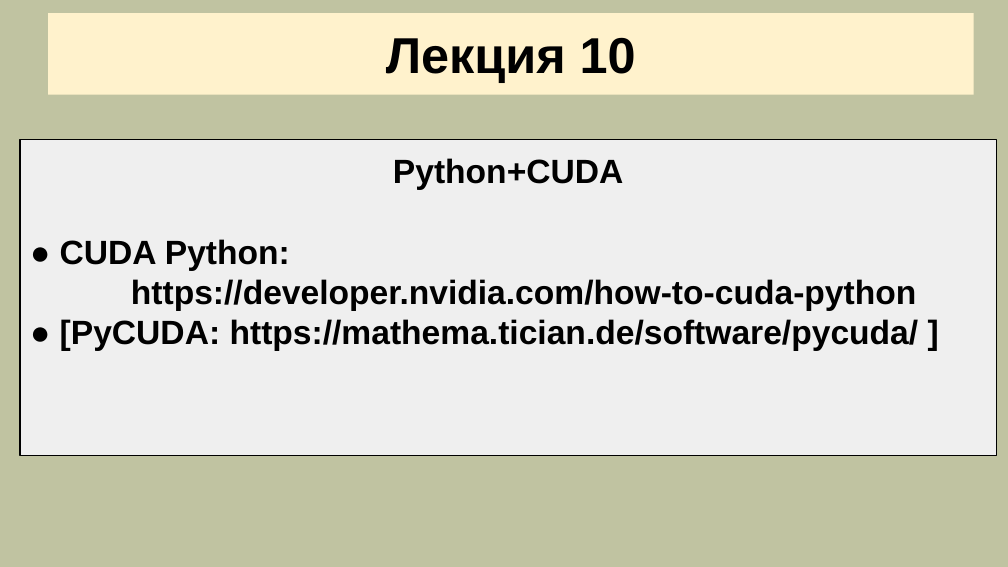
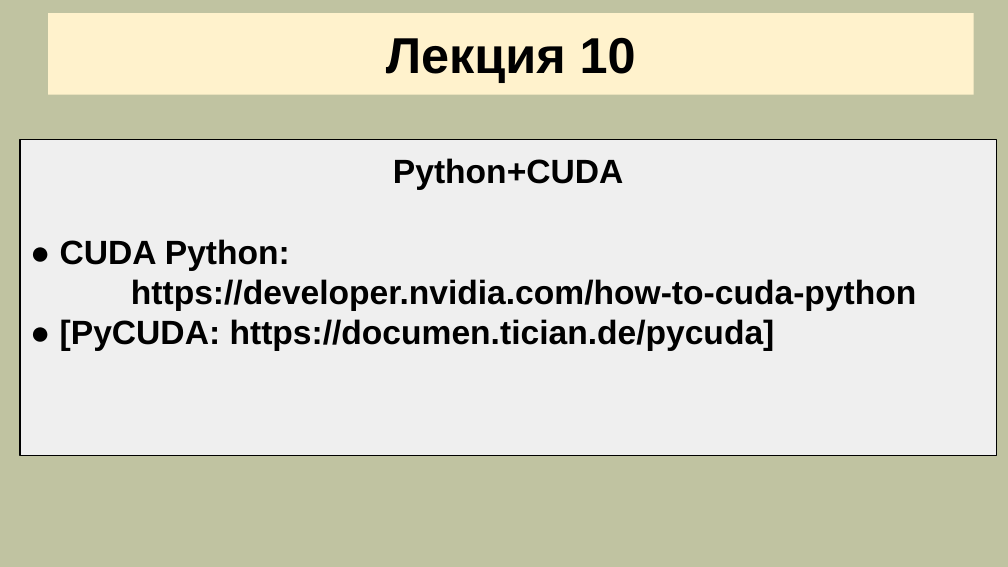
Before and after one commit to mlkv52/sibsutis_cuda_bachelors-2025, a slide deck: slide 1 of Лекции/pptx/Лекция10-ПГП-2025.pptx. Drawn at 1008x567 pixels with LibreOffice and Linux fonts; fonts in the diff are those of the drawing. Boxes give left, top, right and bottom in pixels: in the first picture for what was removed or moved away, otherwise in the second. Text is boxed around its words. In the diff, an @@ line names an element or a change of style, - is before the commit and + after.

```diff
--- a/Лекции/pptx/Лекция10-ПГП-2025.pptx
+++ b/Лекции/pptx/Лекция10-ПГП-2025.pptx
@@ text in rectangle at [60, 319, 775, 351]: text changed @@
-● [PyCUDA: https://mathema.tician.de/software/pycuda/ ]
+● [PyCUDA: https://documen.tician.de/pycuda]
```
Also in this commit, not shown: 3 slides removed, 1 other file.
